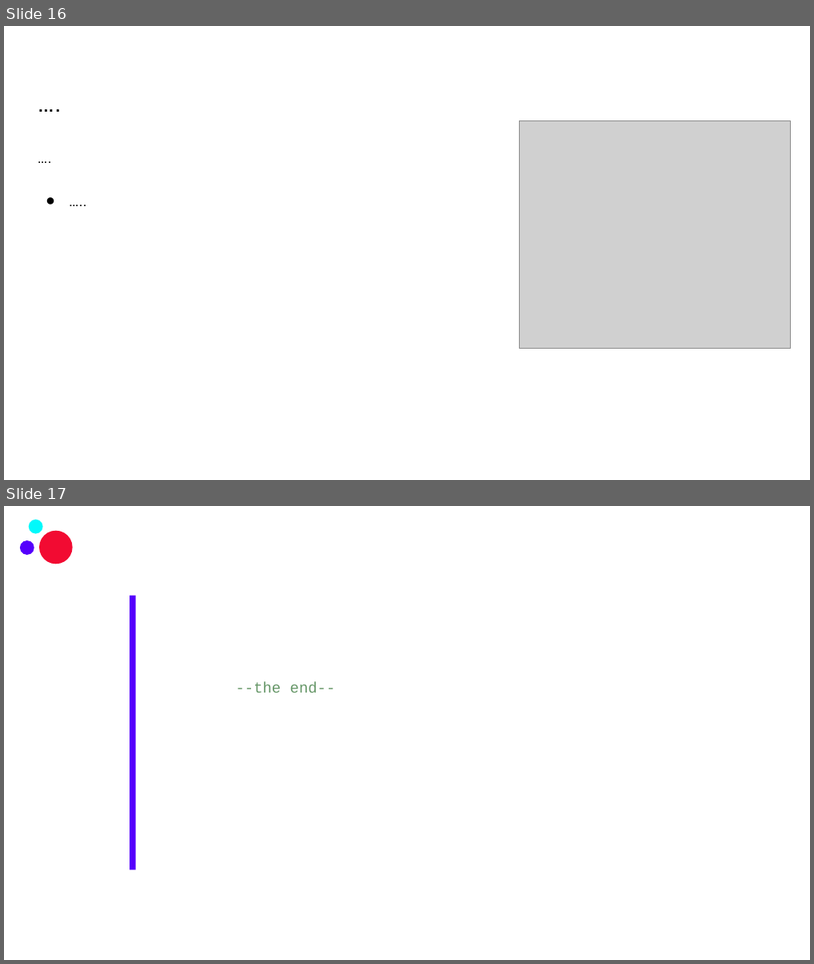
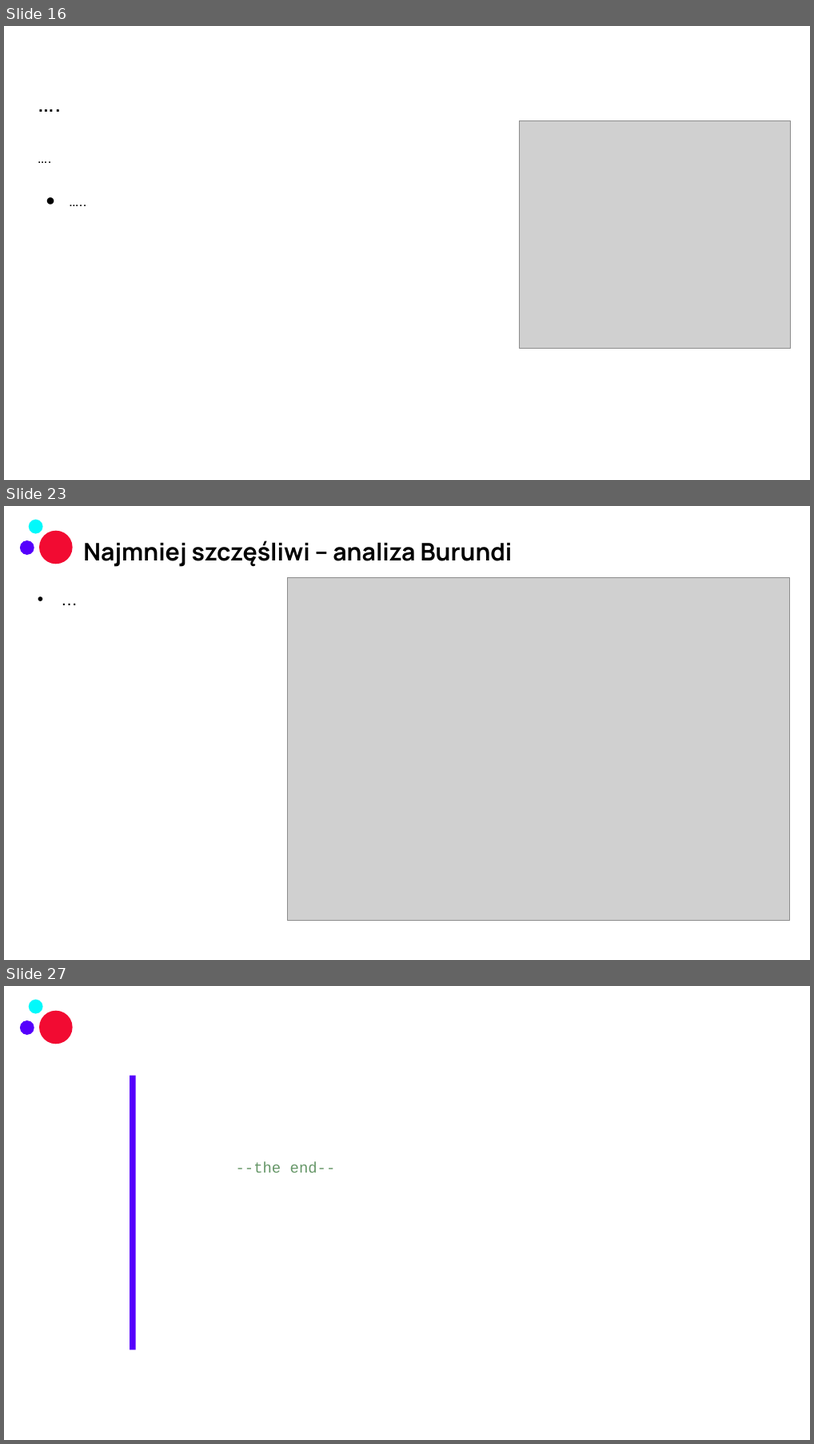
Before and after one commit to infoshareacademy/jdszr14-Tylda, a slide deck: robocza_prezentacja/Project.1.Happiness.by.Tylda_ROBOCZA_ver1.pptx. Shown one above the other, each under a label of ours: slides 16 and 17 before the commit, slides 16, 23 and 27 after it; the slides between them are not shown. The pictures are 814x964 and 814x1444 pixels, drawn with LibreOffice and Linux fonts; fonts in the diff are those of the drawing; grey boxes stand for pictures; background and template pictures are left out. Boxes give left, top, right and bottom in pixels: in the first picture for what was removed or moved away, otherwise in the second. Text is boxed around its words. In the diff, an @@ line names an element or a change of style, - is before the commit and + after.

```diff
--- a/robocza_prezentacja/Project.1.Happiness.by.Tylda_ROBOCZA_ver1.pptx
+++ b/robocza_prezentacja/Project.1.Happiness.by.Tylda_ROBOCZA_ver1.pptx
@@ slide 23 added at (x1=4, y1=506, x2=810, y2=960), background picture (left out); not listed: 3 template elements that a slide beside it also shows @@
@@ title added at (x1=83, y1=540, x2=513, y2=567), 28.8 pt, text #000000, bold @@
+Najmniej szczęśliwi – analiza Burundi
@@ picture added at (x1=288, y1=577, x2=790, y2=920) @@
@@ text added at (x1=25, y1=588, x2=309, y2=888), 20 pt, text #000000 @@
+• …
@@ what was slide 17 is now slide 27 @@
```
Also in this commit, not shown: 1 slide changed, 9 other slides added.
